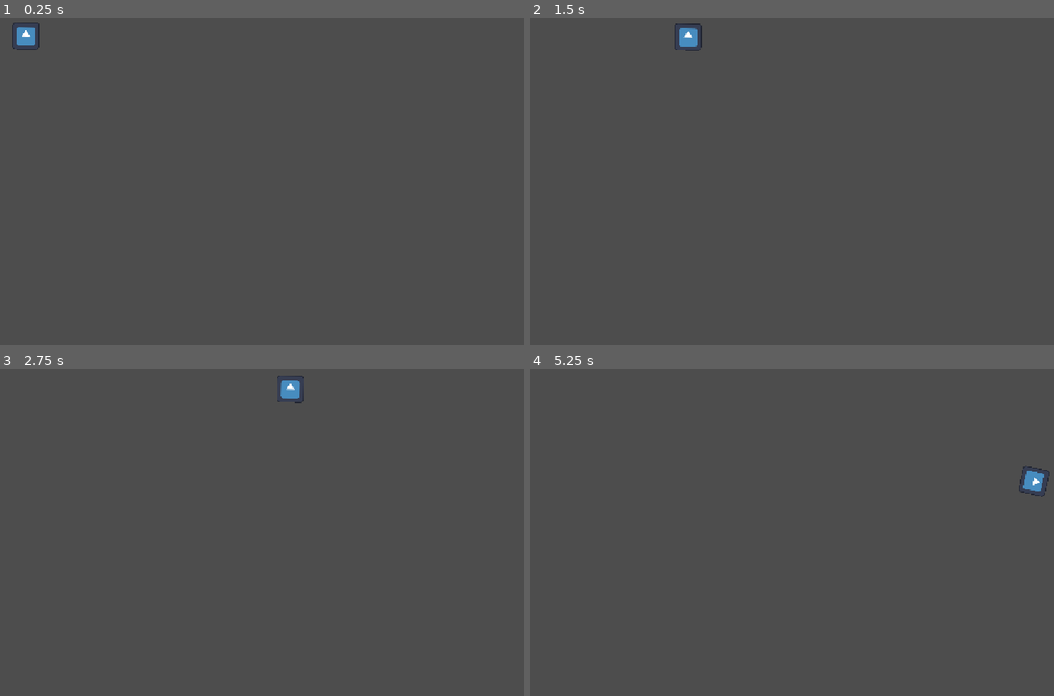
Above: before the commit, frames 1-4 (two rows, left to right).
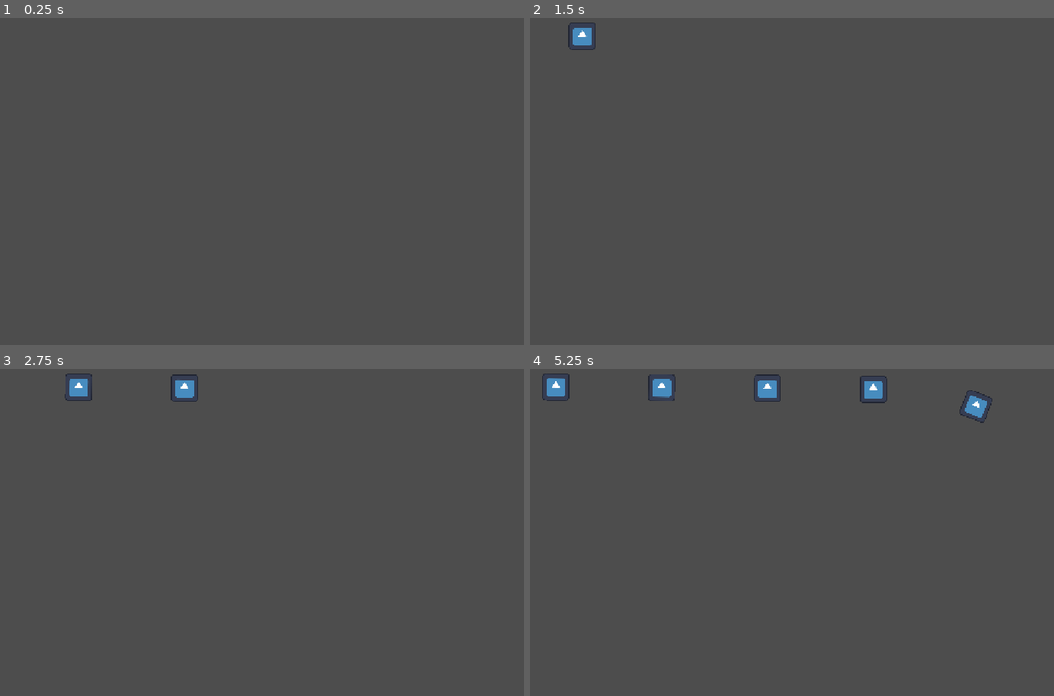
Above: after the commit, the same moments.

Repository: Enrobso963/fusion-td
Game: Godot game, scene res://Scenes/level.tscn
Two runs of this game, one before a commit and one after it. Both use one fixed random seed, a clock stepped at 60 frames per second and the inputs below. This scene is started directly instead of the project's main scene. The engine's default icon, where the game draws it, is replaced by a stand-in: a white triangle on a blue panel in a dark square.
Inputs:
- Up to frame 1 (0.25 s): no input
- Up to frame 2 (1.5 s): no input
- Up to frame 3 (2.75 s): no input
- Up to frame 4 (5.25 s): no input

The runs differ from the first frame. In frame 1, 0.2% of the frame differs, in the area x 2-8%, y 1-10%; in frame 2, 0.5%; in frame 3, 0.7%; in frame 4, 1.5%, in the area x 2-100%, y 1-40%.

Commit message:
Spawn enemies on a timer via timeout signal

Diff:
--- a/Scenes/enemy.tscn
+++ b/Scenes/enemy.tscn
@@ -5,6 +5,7 @@
 
 [node name="PathFollow2D" type="PathFollow2D" unique_id=975260691]
 rotation = 0.007853241
+loop = false
 script = ExtResource("1_1f0kj")
 
 [node name="Sprite2D" type="Sprite2D" parent="." unique_id=1340253086]
--- a/Scenes/level.tscn
+++ b/Scenes/level.tscn
@@ -13,3 +13,6 @@
 
 [node name="Path2D" type="Path2D" parent="." unique_id=1022474262]
 curve = SubResource("Curve2D_81xng")
+
+[node name="Timer" type="Timer" parent="." unique_id=1412173456]
+autostart = true
--- a/Scripts/level.gd
+++ b/Scripts/level.gd
@@ -3,12 +3,12 @@
 const ENEMY = preload("res://Scenes/enemy.tscn")
 
 @onready var path_2d: Path2D = $Path2D
+@onready var spawn_timer: Timer = $Timer
+
+func _ready() -> void:
+	spawn_timer.timeout.connect(_on_spawn_timer_timeout)
 
 
-func _ready() -> void:
+func _on_spawn_timer_timeout() -> void:
 	var enemy = ENEMY.instantiate()
 	path_2d.add_child(enemy)
-
-
-func _process(delta: float) -> void:
-	pass
